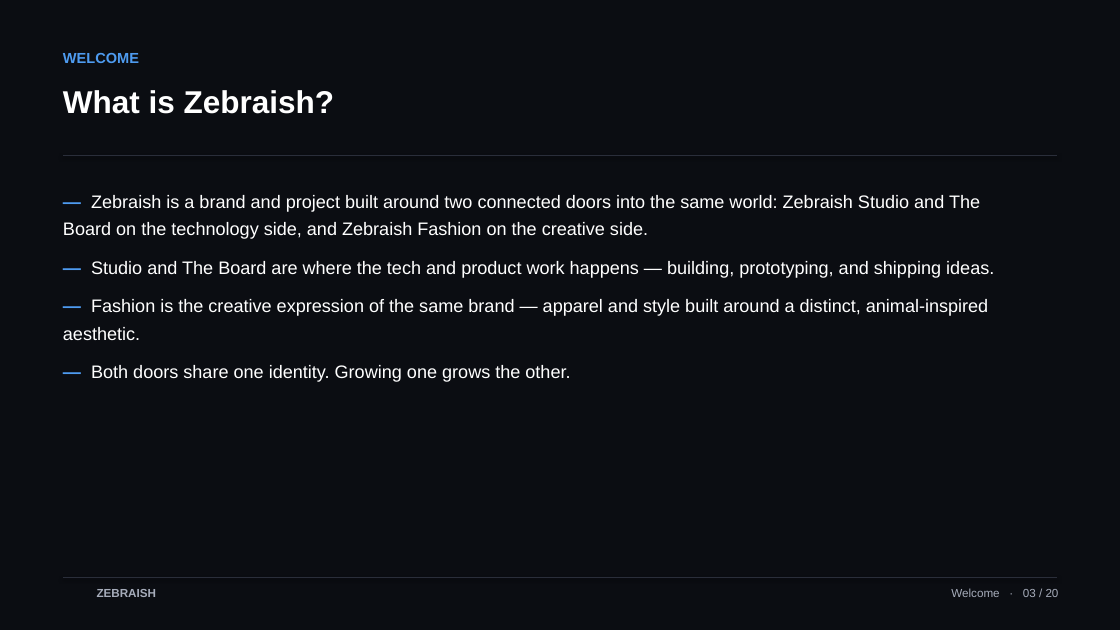
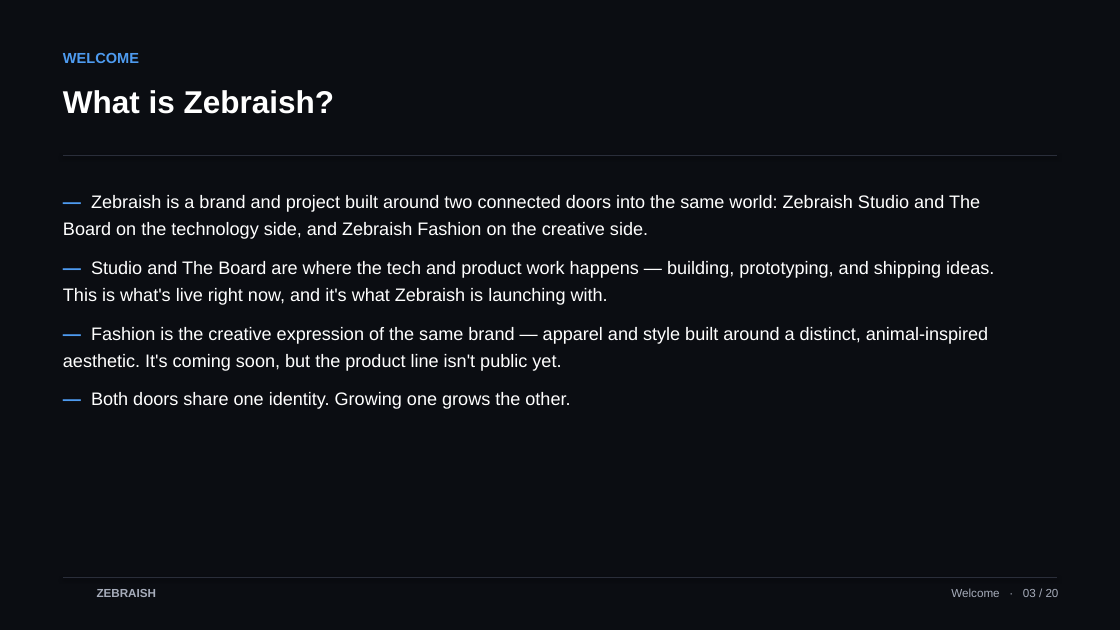
Before and after one commit to TheApeAcademy/ZEBRAISH-, a slide deck: slide 3 of zebraish-christian-onboarding-en.pptx. Drawn at 1120x630 pixels with LibreOffice and Linux fonts; fonts in the diff are those of the drawing; background and template pictures are left out. Boxes give left, top, right and bottom in pixels: in the first picture for what was removed or moved away, otherwise in the second. Text is boxed around its words. In the diff, an @@ line names an element or a change of style, - is before the commit and + after.

```diff
--- a/zebraish-christian-onboarding-en.pptx
+++ b/zebraish-christian-onboarding-en.pptx
@@ text at <box>63,261,994,371</box>: text changed @@
-— Studio and The Board are where the tech and product work happens — building, prototyping, and shipping ideas.
-— Fashion is the creative expression of the same brand — apparel and style built around a distinct, animal-inspired aesthetic.
+— Studio and The Board are where the tech and product work happens — building, prototyping, and shipping ideas. This is what's live right now, and it's what Zebraish is launching with.
+— Fashion is the creative expression of the same brand — apparel and style built around a distinct, animal-inspired aesthetic. It's coming soon, but the product line isn't public yet.
```
Also in this commit, not shown: 16 other slides changed, 3 other files.
